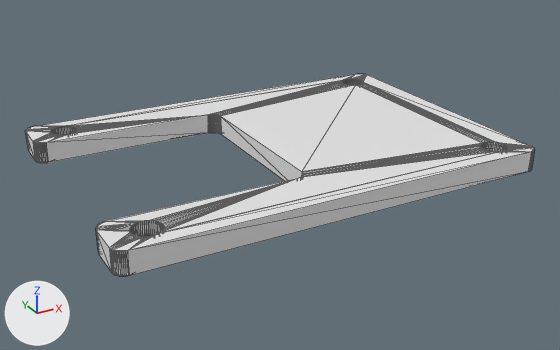
What one commit did to the Blender file ft-gremlin-sidewinder/sidewinder.blend.
One viewpoint serves both versions: a 50 mm lens placed at (-20.9, -86.3, 44.0), pointed at (18.1, -15.5, 8.6). Arrows for +X, +Y and +Z are at lower left; the lights stay in place. Mesh edges are drawn as thin lines.

Names of what the first picture shows: 'FTG-TJ-03 wide'.
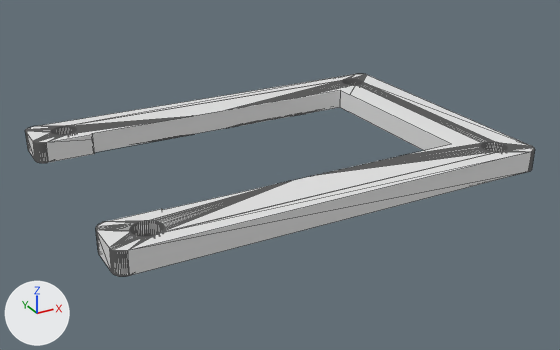
Edits to the scene script, one JSON object a line:
```json
{"op": "add", "block": "ob_ftg_tj_03_wide", "code": "_m = ob_ftg_tj_03_wide.modifiers.new('Boolean', 'BOOLEAN')"}
{"op": "add", "block": "ob_ftg_tj_03_wide", "code": "_m.object = ob_test_fit_top_negative"}
{"op": "add", "block": "ob_ftg_tj_03_wide", "code": "_m.solver = 'FLOAT'"}
{"op": "add", "block": "ob_test_fit_top_negative", "code": ["ob_test_fit_top_negative = bpy.data.objects.new('test fit top negative', me_cube_015.copy())  # the mesh of ob_measure_new", "ob_test_fit_top_negative.location = (17.5, -13.85, 0.0)", "ob_test_fit_top_negative.scale = (17.0, 11.3, 20.0)", "ob_test_fit_top_negative.hide_viewport = True"]}
```

Location of each change, [x1, y1, x2, y2] in pixels of the pictures (560 x 350 px):
```json
{"object": "FTG-TJ-03 wide", "change": "modifiers changed", "before": [25, 74, 534, 276], "after": [25, 74, 534, 276]}
```
